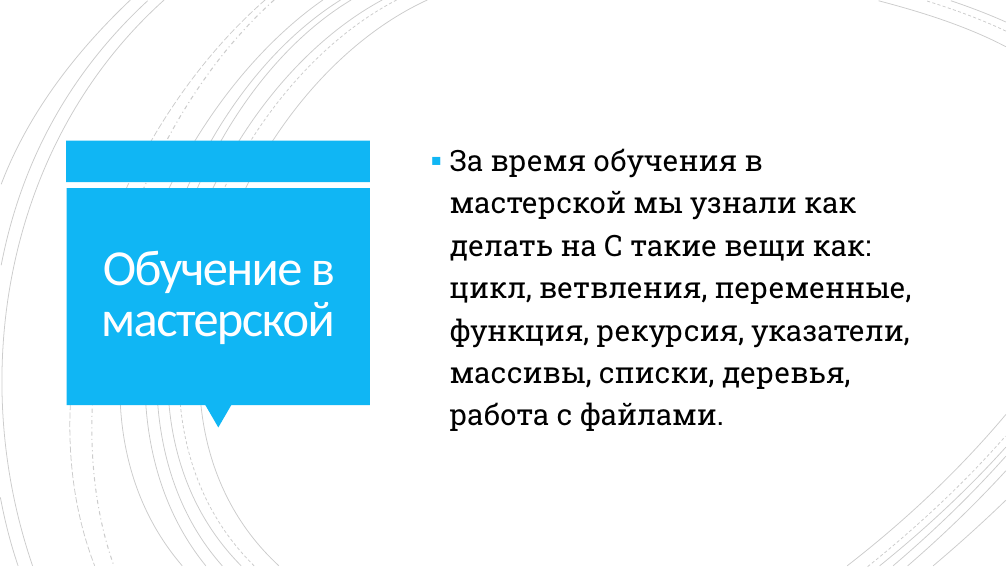
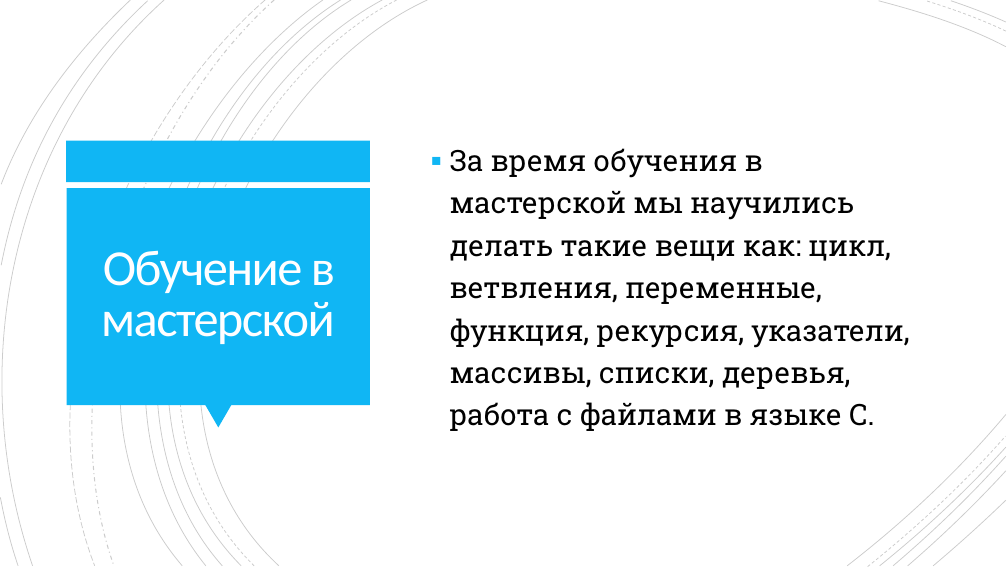
Before and after one commit to ssyp-ru/ssyp19-ws16, a slide deck: slide 4 of Создание архиватора по алгоритму Хаффмана.pptx. Drawn at 1008x567 pixels with LibreOffice and Linux fonts; fonts in the diff are those of the drawing. Boxes give left, top, right and bottom in pixels: in the first picture for what was removed or moved away, otherwise in the second. Text is boxed around its words. In the diff, an @@ line names an element or a change of style, - is before the commit and + after.

```diff
--- a/Создание архиватора по алгоритму Хаффмана.pptx
+++ b/Создание архиватора по алгоритму Хаффмана.pptx
@@ text at (x1=450, y1=148, x2=909, y2=431): text changed @@
-▪ За время обучения в мастерской мы узнали как делать на С такие вещи как: цикл, ветвления, переменные, функция, рекурсия, указатели, массивы, списки, деревья, работа с файлами.
+▪ За время обучения в мастерской мы научились делать такие вещи как: цикл, ветвления, переменные, функция, рекурсия, указатели, массивы, списки, деревья, работа с файлами в языке C.
```
Also in this commit, not shown: 3 other slides changed, 4 slides added, 1 slide removed, 5 other files.
